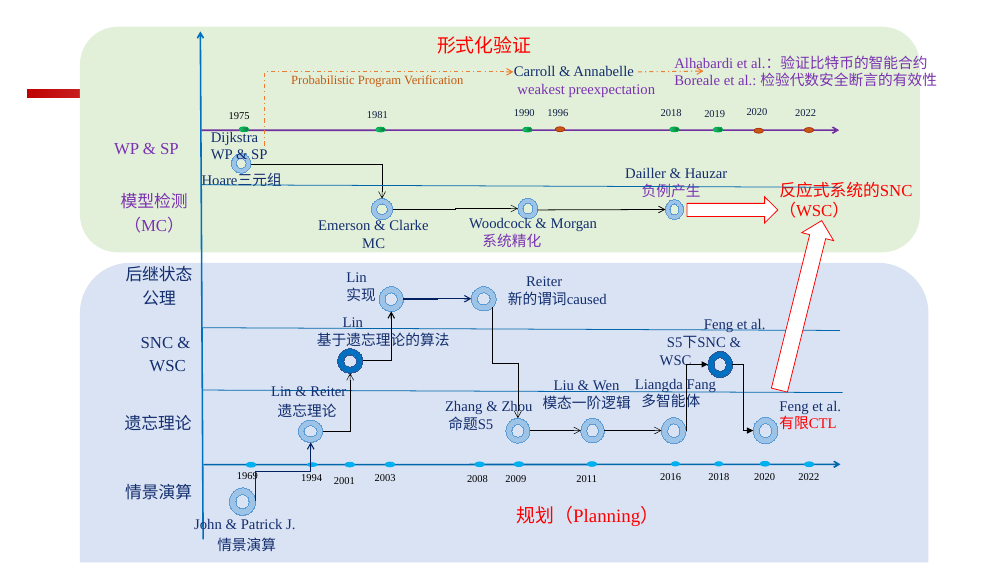
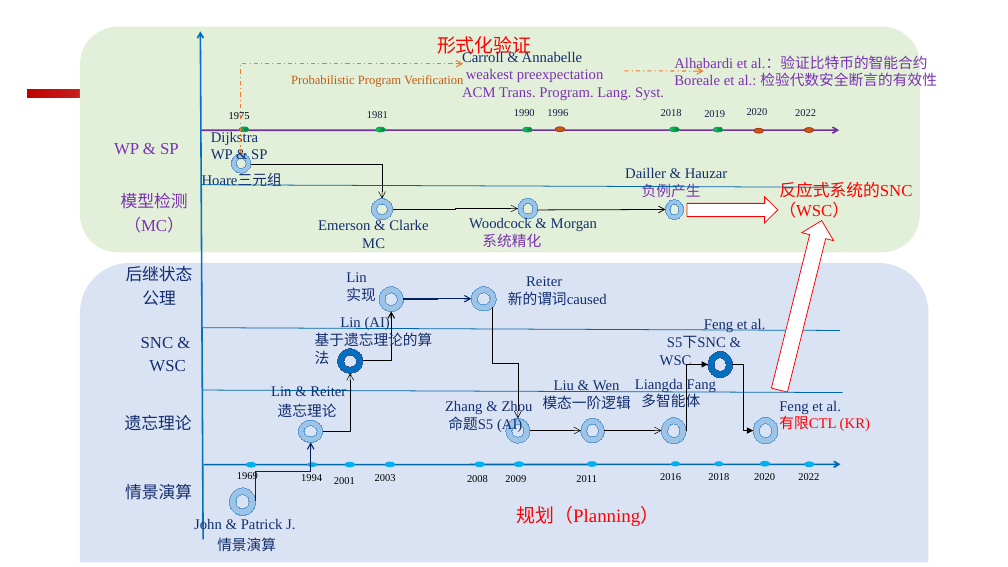
Before and after one commit to fengrenyan/fry, a slide deck: slide 6 of 毕业论文/毕业答辩/ppt/PPt素材.pptx. Drawn at 1008x567 pixels with LibreOffice and Linux fonts; fonts in the diff are those of the drawing. Boxes give left, top, right and bottom in pixels: in the first picture for what was removed or moved away, otherwise in the second. Text is boxed around its words. In the diff, an @@ line names an element or a change of style, - is before the commit and + after.

```diff
--- a/毕业论文/毕业答辩/ppt/PPt素材.pptx
+++ b/毕业论文/毕业答辩/ppt/PPt素材.pptx
@@ text "Carroll & Annabelle": place and size @@
-text "Carroll & Annabelle" at box(514, 65, 656, 97)
+text "Carroll & Annabelle" at box(462, 50, 664, 100)
@@ elbow arrow moved from (265, 145) - (513, 72) to (242, 153) - (463, 64) @@
@@ text at box(462, 87, 664, 100): paragraph added @@
+ACM Trans. Program. Lang. Syst.
@@ arrow moved from (638, 72) - (704, 71) to (625, 71) - (704, 71) @@
@@ text at box(340, 316, 390, 330): text changed @@
-Lin
+Lin (AI)
@@ text at box(448, 416, 522, 432): text changed @@
-命题S5
+命题S5 (AI)
@@ text at box(779, 415, 870, 431): text changed @@
-有限CTL
+有限CTL (KR)
```
Also in this commit, not shown: 2 other slides changed, 1 slide added, 42 other files.
